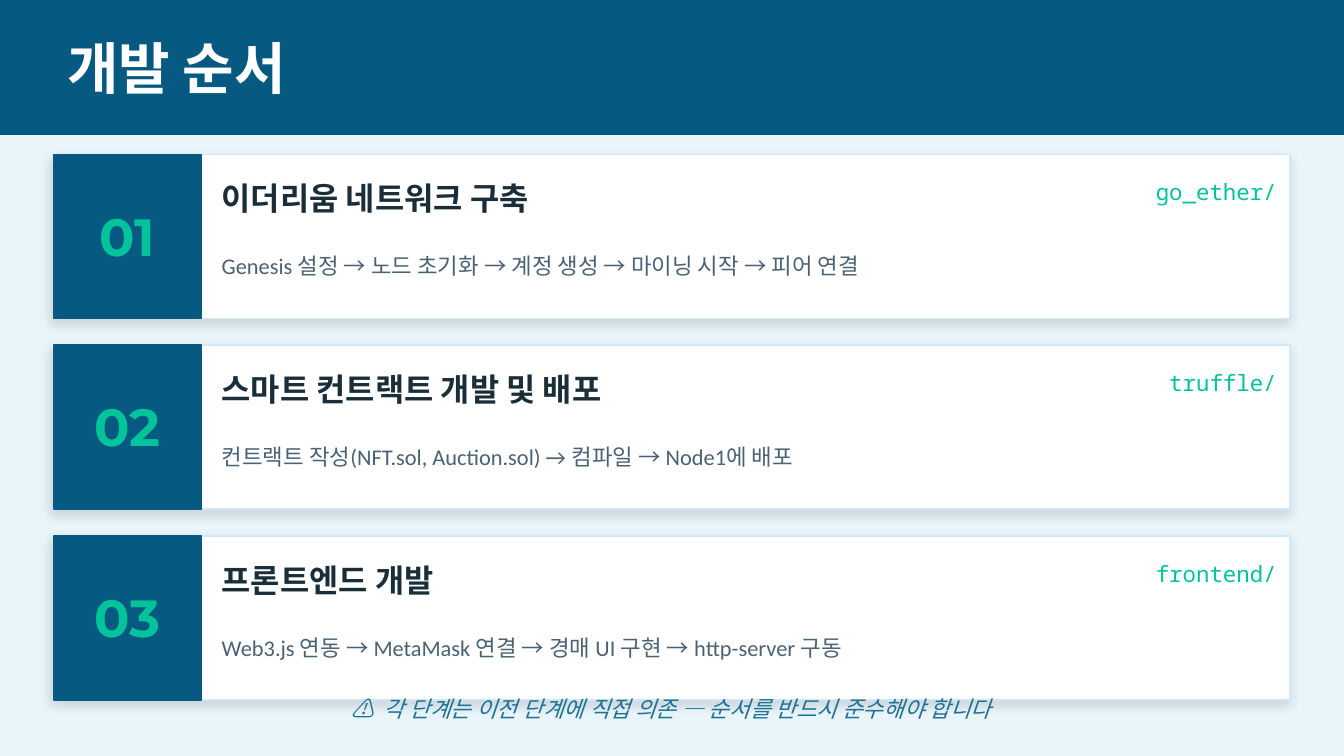
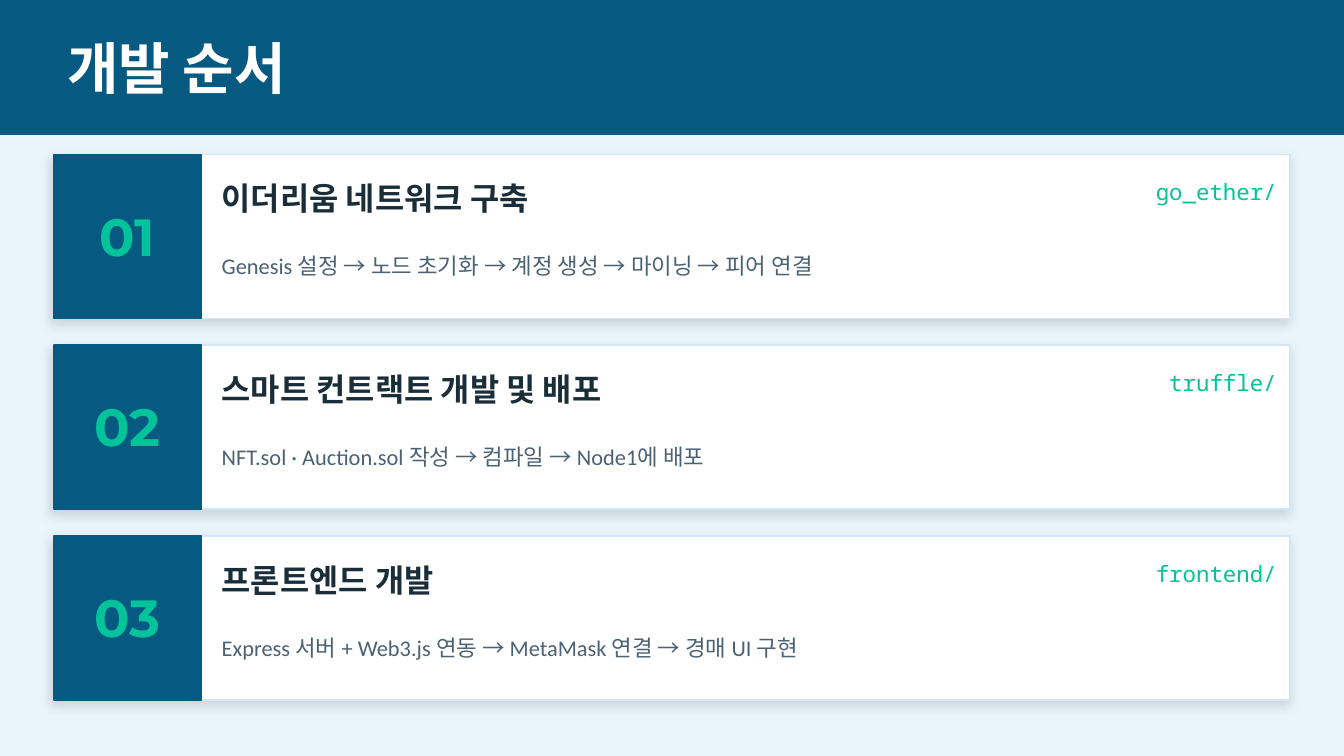
Before and after one commit to bbasung1/blockchain_Final_homework_auction, a slide deck: slide 3 of NFT경매시스템_발표.pptx. Drawn at 1344x756 pixels with LibreOffice and Linux fonts; fonts in the diff are those of the drawing. Boxes give left, top, right and bottom in pixels: in the first picture for what was removed or moved away, otherwise in the second. Text is boxed around its words. In the diff, an @@ line names an element or a change of style, - is before the commit and + after.

```diff
--- a/NFT경매시스템_발표.pptx
+++ b/NFT경매시스템_발표.pptx
@@ text at [222,255,812,276]: text changed @@
-Genesis 설정 → 노드 초기화 → 계정 생성 → 마이닝 시작 → 피어 연결
+Genesis 설정 → 노드 초기화 → 계정 생성 → 마이닝 → 피어 연결
@@ text at [222,446,704,467]: text changed @@
-컨트랙트 작성(NFT.sol, Auction.sol) → 컴파일 → Node1에 배포
+NFT.sol · Auction.sol 작성 → 컴파일 → Node1에 배포
@@ text at [222,637,798,660]: text changed @@
-Web3.js 연동 → MetaMask 연결 → 경매 UI 구현 → http-server 구동
+Express 서버 + Web3.js 연동 → MetaMask 연결 → 경매 UI 구현
@@ text removed at [384,698,992,719] @@
-⚠ 각 단계는 이전 단계에 직접 의존 — 순서를 반드시 준수해야 합니다
```
Also in this commit, not shown: 9 other slides changed, 23 other files.
